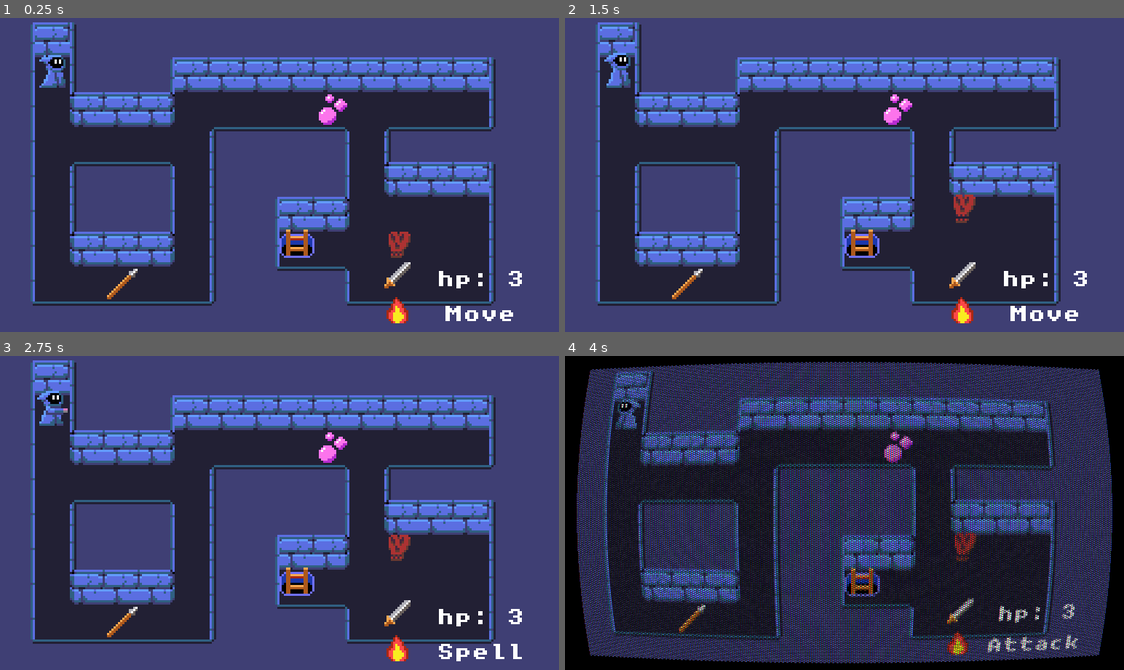
Above: before the commit, frames 1-4 (two rows, left to right).
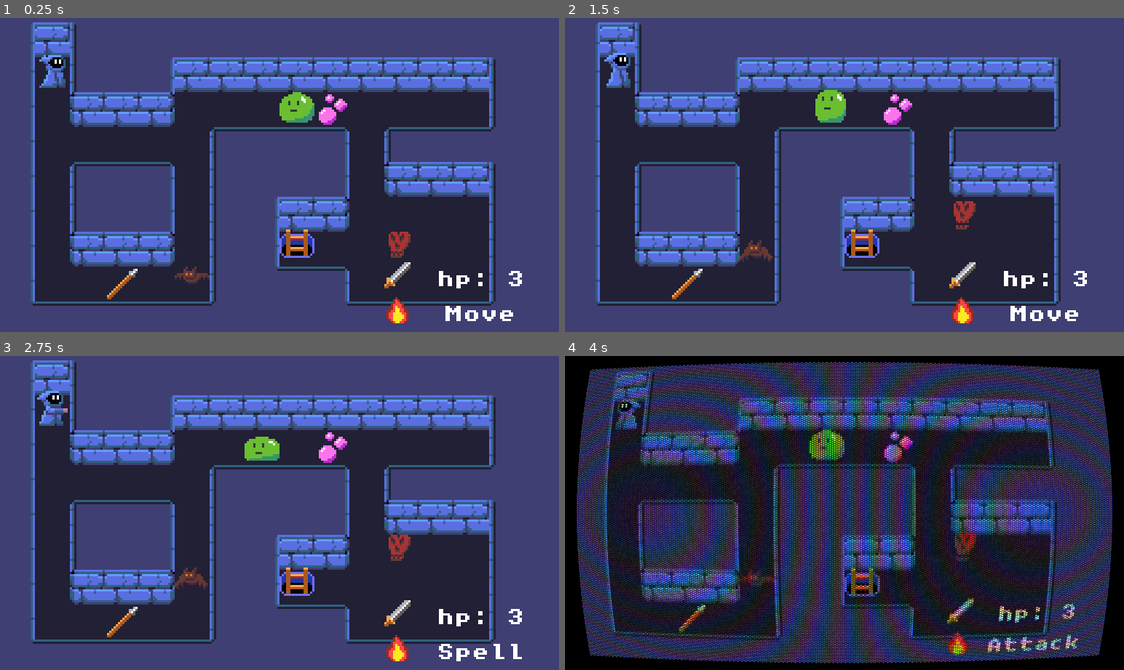
Above: after the commit, the same moments.

Repository: UpperCi/Pursuit
Game: Godot game, scene res://main.tscn
Same seed, same stepped clock (60 frames per second), same inputs: the game is played once before the commit and once after it.
Inputs:
- Up to frame 1 (0.25 s): no input
- Up to frame 2 (1.5 s): tap Enter (ui_accept) at 0.5, 0.77 s; hold D (player_right) 0.53-1.28 s; tap E (player_attack) at 0.6 s; hold Down (player_down) from 1.28 s (still down); tap R (player_grab) at 1.35 s
- Up to frame 3 (2.75 s): tap Enter (ui_accept) at 1.52 s; release Down (player_down) at 2.03 s; hold D (player_right) from 2.03 s (still down); tap Q (player_spell) at 2.1 s
- Up to frame 4 (4 s): release D (player_right) at 2.78 s; hold W (player_up) 2.78-3.53 s; tap 1 (toggle_shader) at 2.85 s; tap Enter (ui_accept) at 3.02, 3.77 s; hold A (player_left) from 3.53 s (still down); tap E (player_attack) at 3.6 s

The runs differ from the first frame. In frame 1, 0.7% of the frame differs, in the area x 31-57%, y 23-85%; in frame 2, 1.0%, in the area x 31-74%, y 22-78%; in frame 3, 0.6%; in frame 4, 0.6%.

Commit message:
qol, sfx, art

Diff:
--- a/default_bus_layout.tres
+++ b/default_bus_layout.tres
@@ -6,7 +6,7 @@
 bus/1/solo = false
 bus/1/mute = false
 bus/1/bypass_fx = false
-bus/1/volume_db = -0.0438385
+bus/1/volume_db = 3.04474
 bus/1/send = "Master"
 bus/2/name = "SFX"
 bus/2/solo = false
--- a/main.tscn
+++ b/main.tscn
@@ -6,6 +6,7 @@
 [ext_resource path="res://scenes/BG.tscn" type="PackedScene" id=4]
 [ext_resource path="res://scripts/calc_map_pos.gd" type="Script" id=5]
 [ext_resource path="res://scenes/Imp.tscn" type="PackedScene" id=6]
+[ext_resource path="res://scenes/Slime.tscn" type="PackedScene" id=7]
 [ext_resource path="res://assets/old/poison.png" type="Texture" id=8]
 [ext_resource path="res://scenes/Item.tscn" type="PackedScene" id=9]
 [ext_resource path="res://scenes/items/Poison.tscn" type="PackedScene" id=10]
@@ -13,6 +14,7 @@
 [ext_resource path="res://scenes/items/Spear.tscn" type="PackedScene" id=12]
 [ext_resource path="res://scenes/Exit.tscn" type="PackedScene" id=13]
 [ext_resource path="res://scenes/DungeonTiles.tscn" type="PackedScene" id=14]
+[ext_resource path="res://scenes/Bat.tscn" type="PackedScene" id=15]
 
 [node name="World" type="Node2D"]
 script = ExtResource( 2 )
@@ -45,7 +47,15 @@
 [node name="Player" parent="Entities" instance=ExtResource( 3 )]
 position = Vector2( 24, 24 )
 
+[node name="Slime" parent="Entities" instance=ExtResource( 7 )]
+position = Vector2( 136, 40 )
+start_pos = Vector2( 8, 2 )
+
 [node name="Imp" parent="Entities" instance=ExtResource( 6 )]
+
+[node name="Bat" parent="Entities" instance=ExtResource( 15 )]
+position = Vector2( 88, 120 )
+start_pos = Vector2( 5, 7 )
 
 [node name="Test" type="Sprite" parent="."]
 visible = false
--- /dev/null
+++ b/scenes/Bat.tscn
@@ -0,0 +1,50 @@
+[gd_scene load_steps=5 format=2]
+
+[ext_resource path="res://scripts/bat.gd" type="Script" id=1]
+[ext_resource path="res://assets/characters/bat.png" type="Texture" id=2]
+
+[sub_resource type="Animation" id=1]
+resource_name = "Idle"
+length = 0.4
+loop = true
+tracks/0/type = "value"
+tracks/0/path = NodePath("Sprite:frame")
+tracks/0/interp = 1
+tracks/0/loop_wrap = true
+tracks/0/imported = false
+tracks/0/enabled = true
+tracks/0/keys = {
+"times": PoolRealArray( 0, 0.1, 0.2, 0.3 ),
+"transitions": PoolRealArray( 1, 1, 1, 1 ),
+"update": 1,
+"values": [ 0, 1, 2, 3 ]
+}
+
+[sub_resource type="Animation" id=2]
+length = 0.001
+tracks/0/type = "value"
+tracks/0/path = NodePath("Sprite:frame")
+tracks/0/interp = 1
+tracks/0/loop_wrap = true
+tracks/0/imported = false
+tracks/0/enabled = true
+tracks/0/keys = {
+"times": PoolRealArray( 0 ),
+"transitions": PoolRealArray( 1 ),
+"update": 0,
+"values": [ 0 ]
+}
+
+[node name="Bat" type="Node2D"]
+script = ExtResource( 1 )
+__meta__ = {
+"_edit_group_": true
+}
+
+[node name="Sprite" type="Sprite" parent="."]
+texture = ExtResource( 2 )
+hframes = 4
+
+[node name="AnimationPlayer" type="AnimationPlayer" parent="."]
+anims/Idle = SubResource( 1 )
+anims/RESET = SubResource( 2 )
--- /dev/null
+++ b/scenes/Slime.tscn
@@ -0,0 +1,68 @@
+[gd_scene load_steps=6 format=2]
+
+[ext_resource path="res://scripts/slime.gd" type="Script" id=1]
+[ext_resource path="res://assets/characters/slime.png" type="Texture" id=2]
+
+[sub_resource type="Animation" id=1]
+resource_name = "Idle"
+length = 0.8
+loop = true
+tracks/0/type = "value"
+tracks/0/path = NodePath("Sprite:frame")
+tracks/0/interp = 1
+tracks/0/loop_wrap = true
+tracks/0/imported = false
+tracks/0/enabled = true
+tracks/0/keys = {
+"times": PoolRealArray( 0, 0.2, 0.4, 0.6 ),
+"transitions": PoolRealArray( 1, 1, 1, 1 ),
+"update": 1,
+"values": [ 0, 1, 2, 3 ]
+}
+
+[sub_resource type="Animation" id=3]
+resource_name = "Jump"
+length = 0.6
+tracks/0/type = "value"
+tracks/0/path = NodePath("Sprite:frame")
+tracks/0/interp = 1
+tracks/0/loop_wrap = true
+tracks/0/imported = false
+tracks/0/enabled = true
+tracks/0/keys = {
+"times": PoolRealArray( 0, 0.1, 0.2, 0.3, 0.4, 0.5 ),
+"transitions": PoolRealArray( 1, 1, 1, 1, 1, 1 ),
+"update": 1,
+"values": [ 6, 7, 8, 9, 10, 11 ]
+}
+
+[sub_resource type="Animation" id=2]
+length = 0.001
+tracks/0/type = "value"
+tracks/0/path = NodePath("Sprite:frame")
+tracks/0/interp = 1
+tracks/0/loop_wrap = true
+tracks/0/imported = false
+tracks/0/enabled = true
+tracks/0/keys = {
+"times": PoolRealArray( 0 ),
+"transitions": PoolRealArray( 1 ),
+"update": 0,
+"values": [ 0 ]
+}
+
+[node name="Slime" type="Node2D"]
+script = ExtResource( 1 )
+__meta__ = {
+"_edit_group_": true
+}
+
+[node name="Sprite" type="Sprite" parent="."]
+texture = ExtResource( 2 )
+hframes = 12
+
+[node name="AnimationPlayer" type="AnimationPlayer" parent="."]
+anims/Idle = SubResource( 1 )
+anims/Jump = SubResource( 3 )
+anims/RESET = SubResource( 2 )
+next/Jump = "Idle"
--- /dev/null
+++ b/scripts/bat.gd
@@ -0,0 +1,22 @@
+extends "res://scripts/entity.gd"
+
+onready var spr = $Sprite
+
+func _ready():
+	$AnimationPlayer.play("Idle")
+
+func take_turn():
+	if turn % 2 == 0:
+		return true
+	var p_pos = world.player.map_pos
+	if (map_pos - p_pos).length() > 1:
+		var path = world.find_path(map_pos, p_pos)
+		var dir = map_pos - p_pos
+		if dir.x > 0:
+			spr.flip_h = false
+		elif dir.x < 0:
+			spr.flip_h = true
+		move_self(path[len(path) - 1])
+	else:
+		world.player.hp -= 1
+	return true
--- a/scripts/entity.gd
+++ b/scripts/entity.gd
@@ -6,12 +6,15 @@
 var is_player = false
 var hp = 3 setget set_hp
 var turn = 0
+var tween: Tween
 
 onready var world = get_parent().get_parent()
 onready var map_item_scene = preload("res://scenes/Item.tscn")
 
 func _ready():
 	self.map_pos = start_pos
+	tween = Tween.new()
+	add_child(tween)
 
 func move_self(new_pos: Vector2):
 	return world.move_entity(self, new_pos)
@@ -34,17 +37,29 @@
 
 func set_map_pos(v):
 	map_pos = v
-	position = map_pos * 16 + Vector2(8, 8)
+	#position = map_pos * 16 + Vector2(8, 8)
+	if tween:
+		tween.interpolate_property(self, "position", position,
+		map_pos * 16 + Vector2(8, 8), 0.15, Tween.TRANS_QUAD,
+		Tween.EASE_OUT)
+		tween.start()
+	else:
+		position = map_pos * 16 + Vector2(8, 8)
 
 func die():
 	world.delete_entity(self)
 
 func set_hp(v):
 	if v < hp:
+		tween.interpolate_property(self, "modulate", Color(10, 10, 10),
+		Color(1, 1, 1), 0.25, Tween.TRANS_QUAD,
+		Tween.EASE_OUT)
+		tween.start()
 		print("ouch!")
 	elif v > hp:
 		print("yay!")
 	hp = v
+	print(hp)
 
 	if hp <= 0:
 		die()
--- a/scripts/firebolt.gd
+++ b/scripts/firebolt.gd
@@ -11,5 +11,6 @@
 			return false
 		if cell.entity:
 			cell.entity.hp -= 1
+			SFX.play_random("spell_cast_fire", 6)
 			return true
 	return false
--- a/scripts/music.gd
+++ b/scripts/music.gd
@@ -38,7 +38,7 @@
 			animating = true
 	if animating:
 		var true_vol = linear2db(vol)
-		AudioServer.set_bus_volume_db(music_bus, true_vol - 5)
+		AudioServer.set_bus_volume_db(music_bus, true_vol - 3)
 
 func _ready():
 	songs.erase(anim)
--- a/scripts/player.gd
+++ b/scripts/player.gd
@@ -16,15 +16,17 @@
 onready var anim = $AnimationPlayer
 
 func set_action(v):
+	if v != current_action:
+		anim.play("RESET")
+		match v:
+			ACTIONS.MOVE:
+				anim.play("Move")
+			ACTIONS.ATTACK:
+				anim.play("Attack", -1, 1.5)
+			ACTIONS.SPELL:
+				anim.play("Spell", -1, 0.8)
+				SFX.play_random("spell_prepare", 4)
 	current_action = v
-	anim.play("RESET")
-	match v:
-		ACTIONS.MOVE:
-			anim.play("Move")
-		ACTIONS.ATTACK:
-			anim.play("Attack", -1, 1.5)
-		ACTIONS.SPELL:
-			anim.play("Spell", -1, 0.8)
 
 func _ready():
 	self.map_pos = start_pos
--- /dev/null
+++ b/scripts/slime.gd
@@ -0,0 +1,24 @@
+extends "res://scripts/entity.gd"
+
+onready var spr = $Sprite
+onready var anim = $AnimationPlayer
+
+func _ready():
+	anim.play("Idle")
+
+func take_turn():
+	if turn % 2 == 0:
+		return true
+	anim.play("Jump")
+	var p_pos = world.player.map_pos
+	if (map_pos - p_pos).length() > 1:
+		var path = world.find_path(map_pos, p_pos)
+		var dir = map_pos - p_pos
+		if dir.x > 0:
+			spr.flip_h = false
+		elif dir.x < 0:
+			spr.flip_h = true
+		move_self(path[len(path) - 1])
+	else:
+		world.player.hp -= 1
+	return true
--- a/scripts/track.gd
+++ b/scripts/track.gd
@@ -15,7 +15,6 @@
 		player.stream = load(f)
 		player.autoplay = false
 		add_child(player)
-		player.connect("finished", self, "_on_audio_finished")
 		players.push_back(player)
 		player.play(8.7)
 
@@ -26,7 +25,3 @@
 func stop():
 	for player in players:
 		player.stop()
-
-func _on_audio_finished():
-	print(name)
-	stop()
--- a/scripts/world.gd
+++ b/scripts/world.gd
@@ -48,7 +48,8 @@
 		"tile": tile,
 		"entity": entity,
 		"item": item,
-		"valid_move": (tile == -1 && not entity)
+		"valid_move": (tile == -1 && not entity),
+		"valid_path": (tile == -1)
 	}
 
 func _ready():
@@ -138,7 +139,7 @@
 				return path
 			if pos_in(pos, path_nodes):
 				continue
-			if not get_cell(pos).valid_move:
+			if not get_cell(pos).valid_path:
 				continue
 			path_nodes.push_back(create_path_node(pos, shortest_i, path_nodes))
 
Binary file added: assets/characters/bat.ase
Binary file added: assets/characters/bat.png
Not shown, added: assets/characters/bat.png.import
Binary file added: assets/characters/slime.ase
Binary file added: assets/characters/slime.png
Not shown, added: assets/characters/slime.png.import
Not shown, added: assets/ost/sfx/sfx_spell_cast_fire_01.wav.import
Not shown, added: assets/ost/sfx/sfx_spell_cast_fire_02.wav.import
Not shown, added: assets/ost/sfx/sfx_spell_cast_fire_03.wav.import
Not shown, added: assets/ost/sfx/sfx_spell_cast_fire_04.wav.import
Not shown, added: assets/ost/sfx/sfx_spell_cast_fire_05.wav.import
Not shown, added: assets/ost/sfx/sfx_spell_cast_fire_06.wav.import
(and 18 more such lines)
